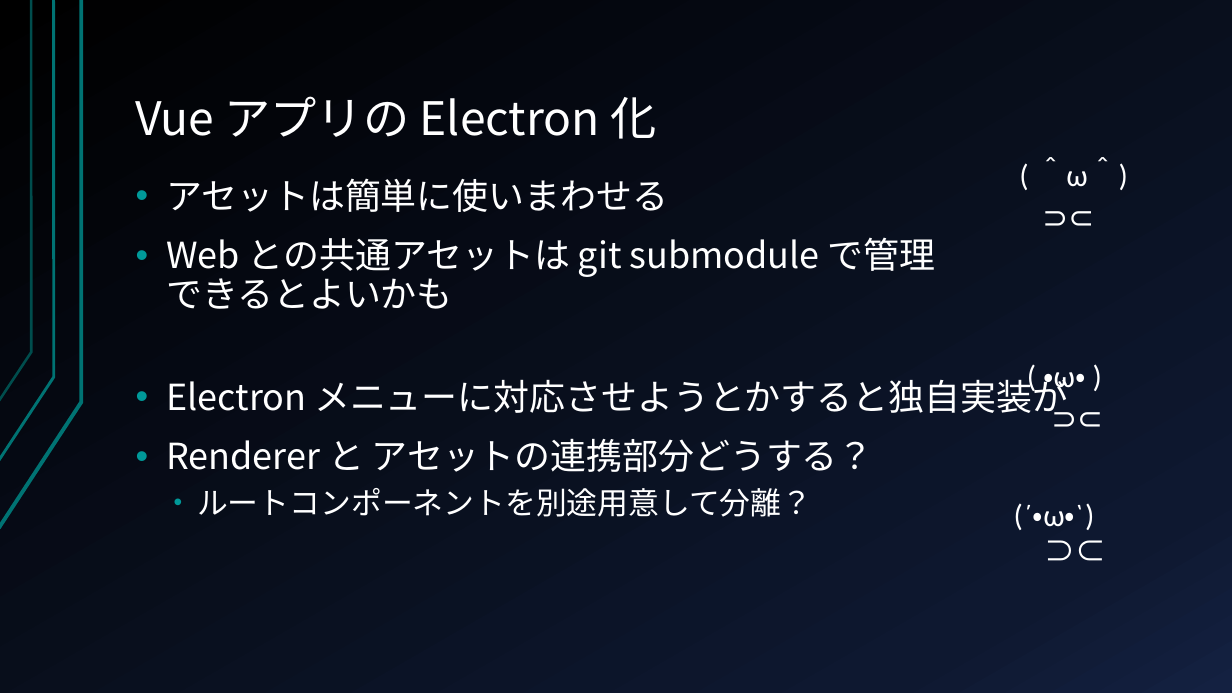
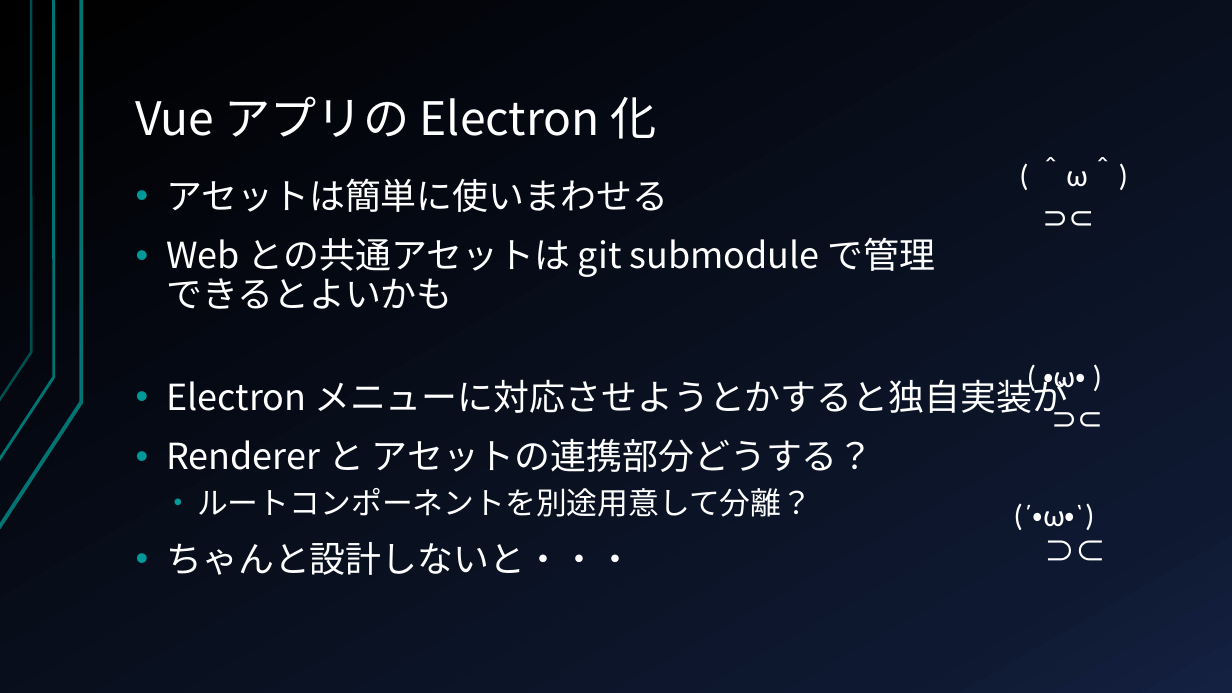
Before and after one commit to kondoumh/electron-study, a slide deck: slide 28 of slide/Electron_in-house_presentation.pptx. Drawn at 1232x693 pixels with LibreOffice and Linux fonts; fonts in the diff are those of the drawing. Boxes give left, top, right and bottom in pixels: in the first picture for what was removed or moved away, otherwise in the second. Text is boxed around its words. In the diff, an @@ line names an element or a change of style, - is before the commit and + after.

Commit message:
update

```diff
--- a/slide/Electron_in-house_presentation.pptx
+++ b/slide/Electron_in-house_presentation.pptx
@@ text at bbox=[166, 542, 633, 575]: paragraph added @@
+• ちゃんと設計しないと・・・
```
